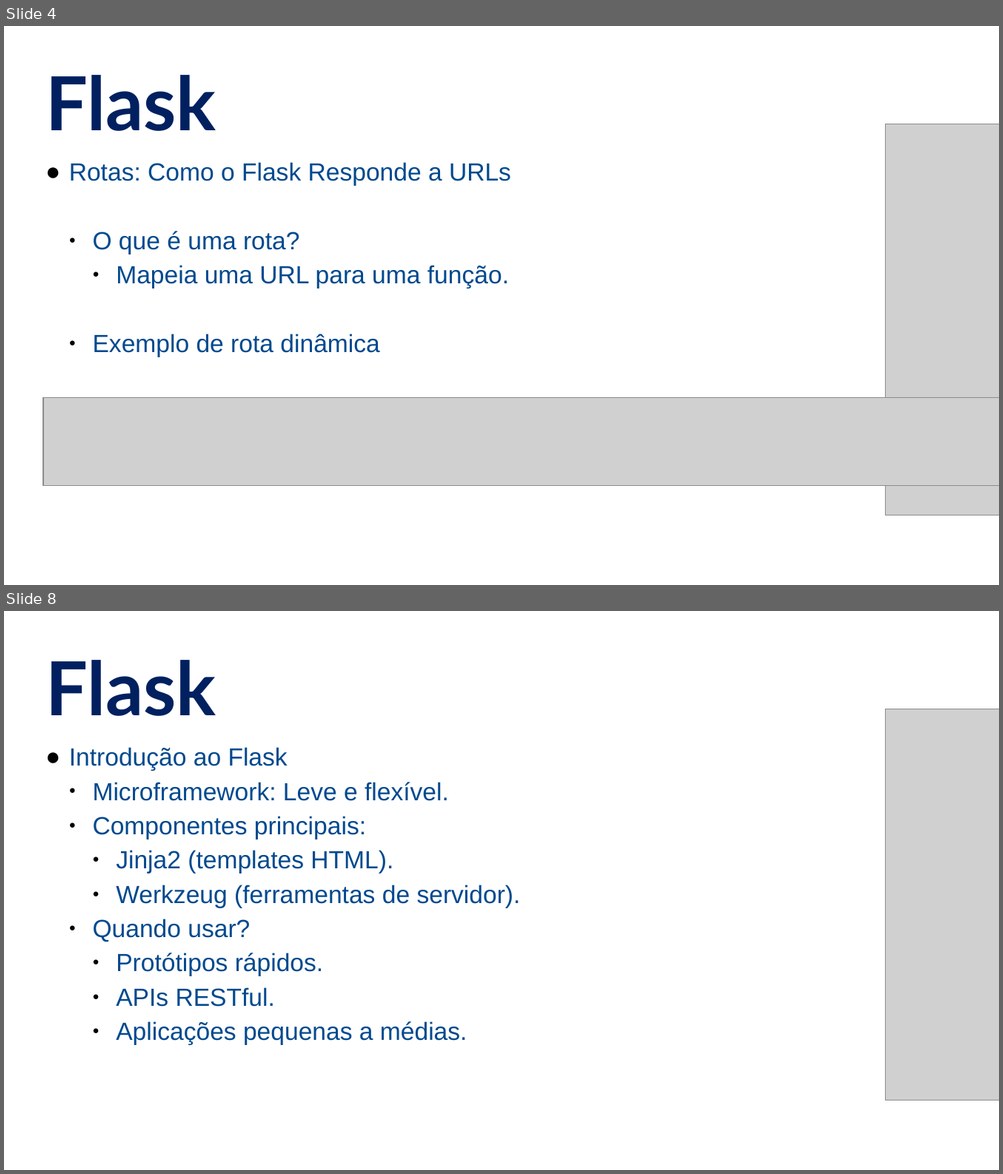
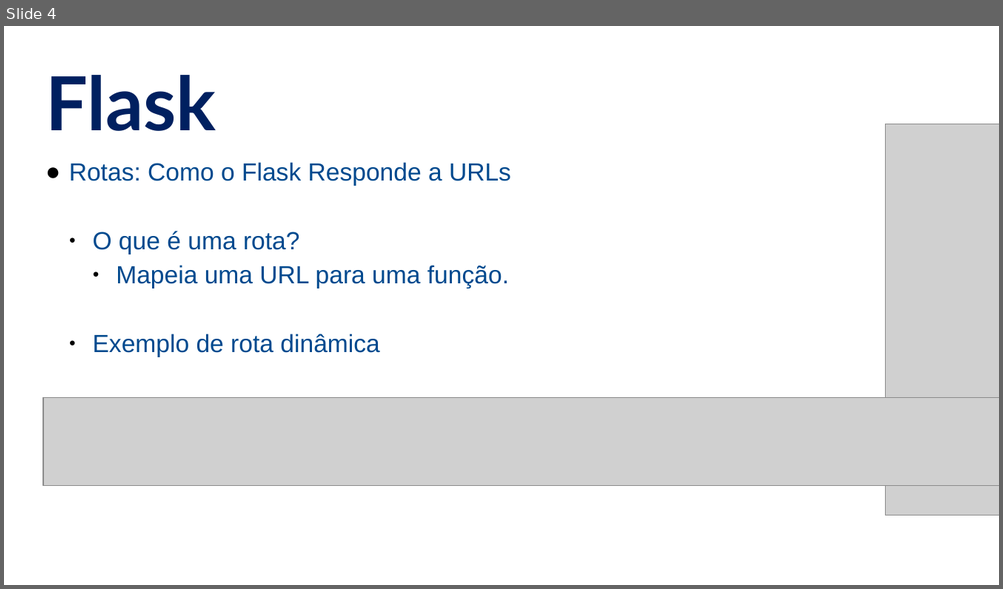
Before and after one commit to alandsilvasouza/PY2, a slide deck: aula11/Aula11.pptx. Shown one above the other, each under a label of ours: slides 4 and 8 before the commit, slide 4 after it; the slides between them are not shown. The pictures are 1003x1174 and 1003x589 pixels, drawn with LibreOffice and Linux fonts; fonts in the diff are those of the drawing; grey boxes stand for pictures. Boxes give left, top, right and bottom in pixels: in the first picture for what was removed or moved away, otherwise in the second. Text is boxed around its words. In the diff, an @@ line names an element or a change of style, - is before the commit and + after.

```diff
--- a/aula11/Aula11.pptx
+++ b/aula11/Aula11.pptx
@@ slide 8 removed at box(4, 611, 999, 1170), background #FFFFFF @@
@@ text removed at box(45, 660, 216, 716) @@
-Flask
@@ picture removed at box(885, 709, 999, 1102) @@
@@ text removed at box(69, 747, 521, 1045) @@
-● Introdução ao Flask
-  ● Microframework: Leve e flexível.
-  ● Componentes principais:
-    ● Jinja2 (templates HTML).
-    ● Werkzeug (ferramentas de servidor).
-  ● Quando usar?
-    ● Protótipos rápidos.
-    ● APIs RESTful.
-    ● Aplicações pequenas a médias.
```
Also in this commit, not shown: 5 slides added, 36 other slides removed, 3 other files.
